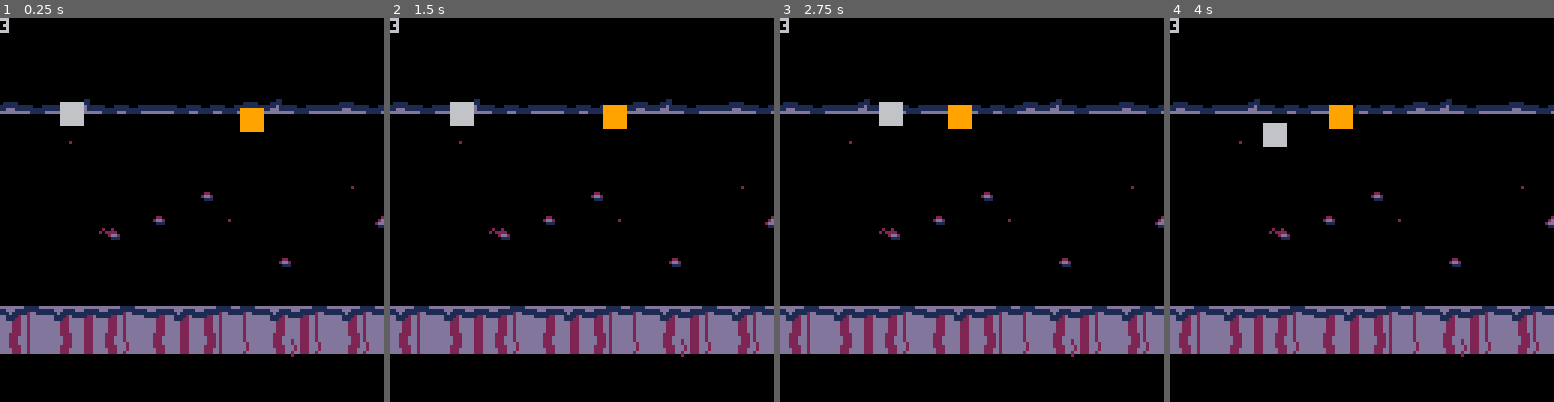
Above: before the commit, frames 1-4 (left to right).
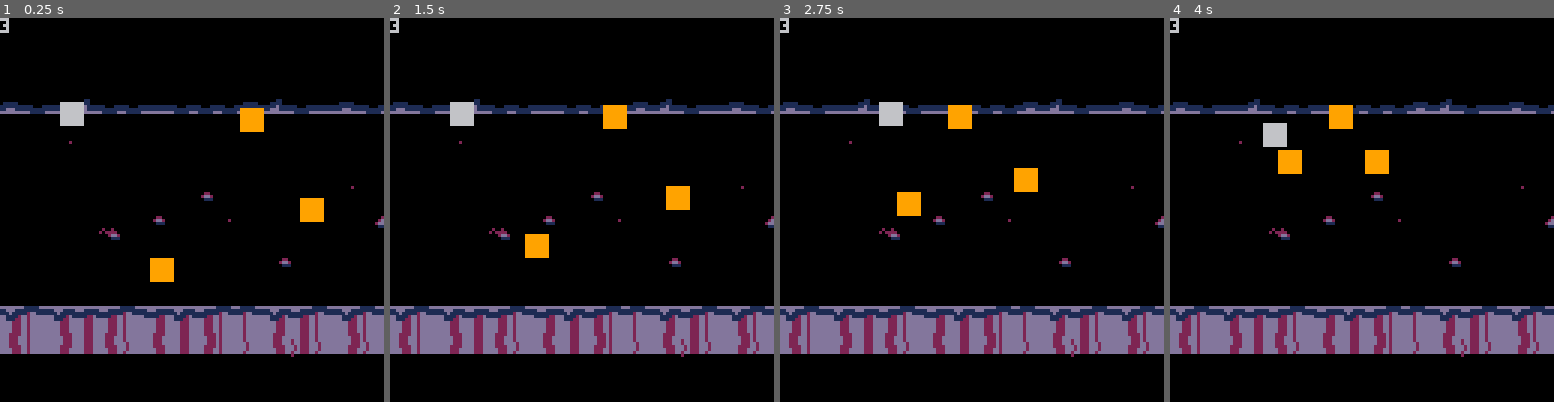
Above: after the commit, the same moments.

Repository: akbiggs/Scuffle
Game: PICO-8 cartridge scuffle.p8
Two runs of this game, one before a commit and one after it. Both use one fixed random seed, a clock stepped at 60 frames per second and the inputs below.
Inputs:
- Up to frame 1 (0.25 s): no input
- Up to frame 2 (1.5 s): tap X (X key) at 0.33, 1.07 s; tap O (Z key) at 0.7 s
- Up to frame 3 (2.75 s): hold Right 1.6-2.1 s; tap O (Z key) at 1.7, 2.1, 2.5 s; tap X (X key) at 1.85 s; hold Up 2.15-2.42 s; hold Right from 2.47 s (still down)
- Up to frame 4 (4 s): tap O (Z key) at 2.9, 3.3, 3.7 s; tap X (X key) at 2.97 s; release Right at 3.03 s; hold Left 3.08-3.58 s; hold Down 3.63-3.97 s

The runs differ from the first frame. In frame 1, 0.8% of the frame differs, in the area x 39-85%, y 46-69%; in frame 2, 0.8%; in frame 3, 0.8%; in frame 4, 0.8%.

Commit message:
Increase the number of enemies

Diff:
--- a/scuffle.p8
+++ b/scuffle.p8
@@ -389,7 +389,7 @@
   return alive
 end
 -->8
--- bullets
+-- bullets + weapons
 
 local bullet = class.build()
 
@@ -700,7 +700,9 @@
       vec(20, 20))
 
   state.enemies = {
-    walker(vec(80, 30))
+    walker(vec(80, 30)),
+    walker(vec(100, 60)),
+    walker(vec(50, 80)),
   }
   state.bullets = {}
 end
